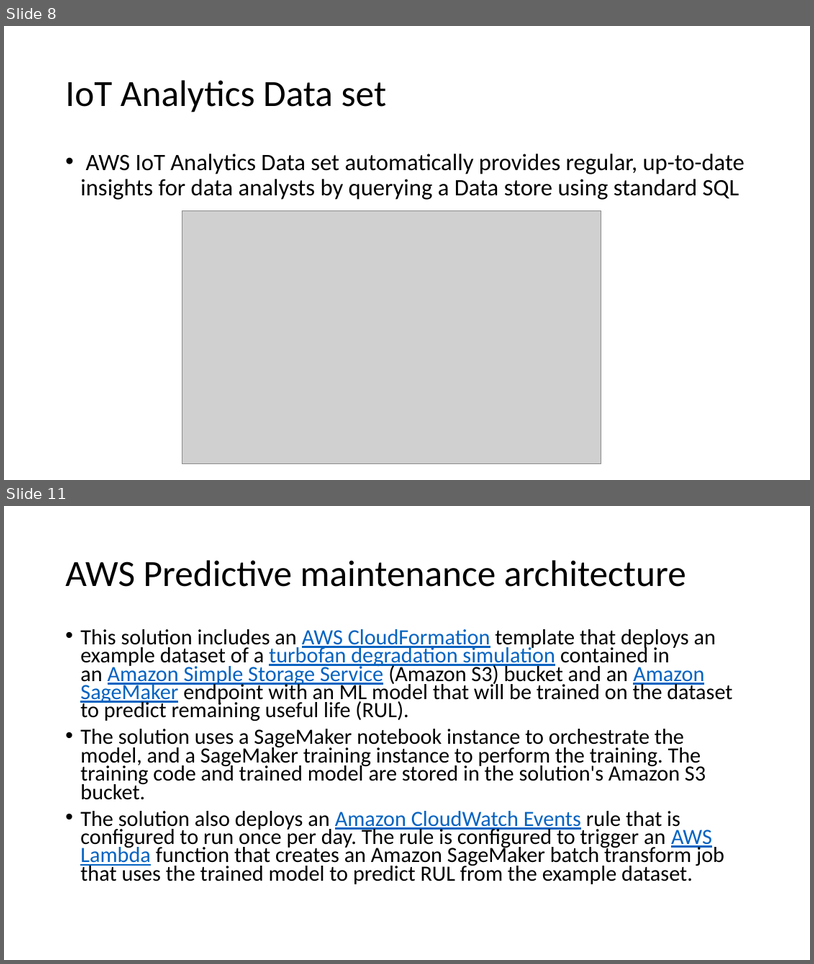
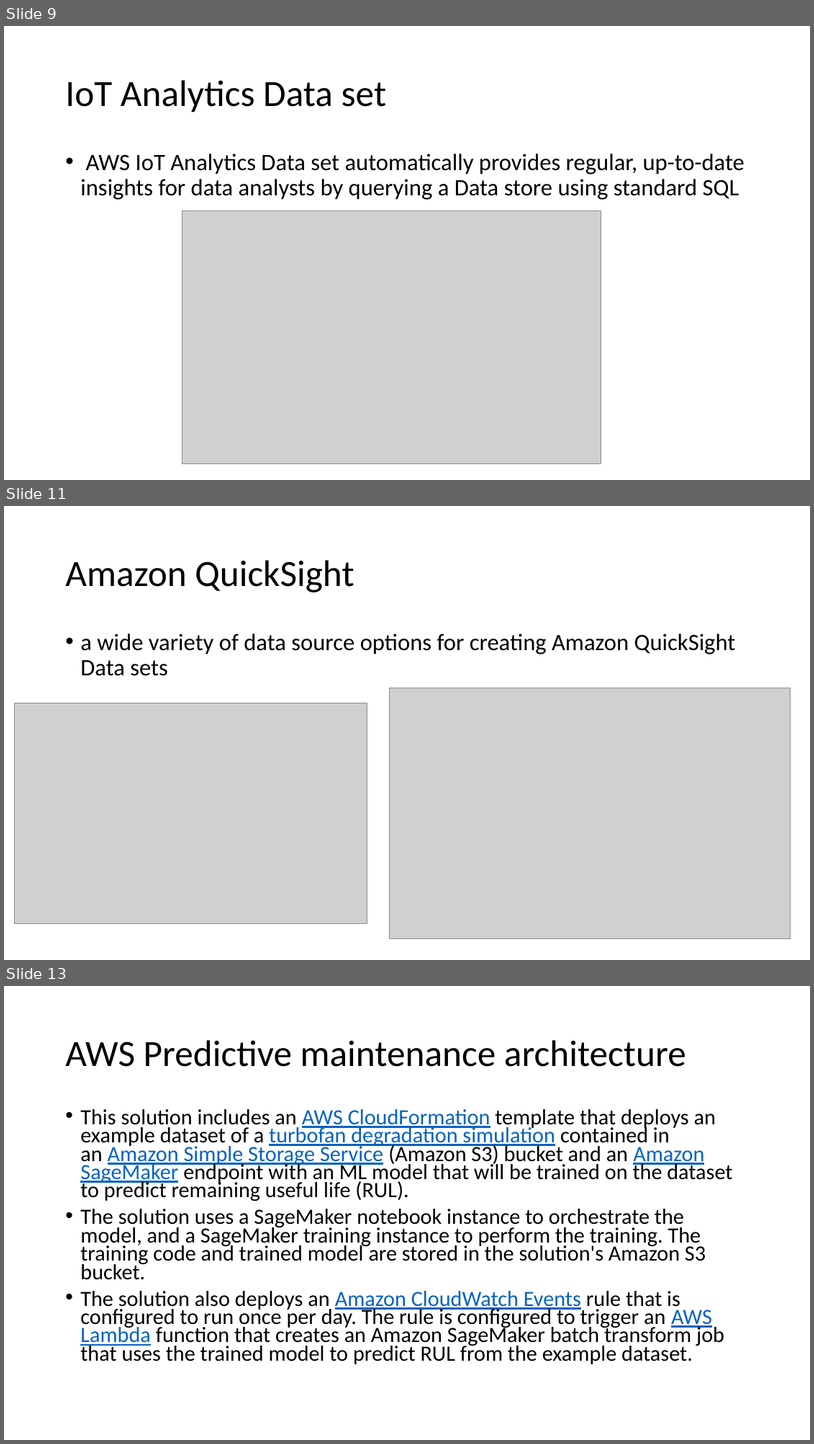
Before and after one commit to xuan0802/iot_slide, a slide deck: IoT analytics.pptx. Shown one above the other, each under a label of ours: slides 8 and 11 before the commit, slides 9, 11 and 13 after it; the slides between them are not shown. The pictures are 814x964 and 814x1444 pixels, drawn with LibreOffice and Linux fonts; fonts in the diff are those of the drawing; grey boxes stand for pictures. Boxes give left, top, right and bottom in pixels: in the first picture for what was removed or moved away, otherwise in the second. Text is boxed around its words. In the diff, an @@ line names an element or a change of style, - is before the commit and + after.

```diff
--- a/IoT analytics.pptx
+++ b/IoT analytics.pptx
@@ slide 11 added at (4,506,810,960), background #FFFFFF @@
@@ title added at (65,560,354,592), 44 pt, text #000000 @@
+Amazon QuickSight
@@ text added at (80,633,736,676), 28 pt, text #000000 @@
+• a wide variety of data source options for creating Amazon QuickSight Data sets
@@ picture added at (389,688,790,939) @@
@@ picture added at (14,703,367,924) @@
@@ what was slide 8 is now slide 9 @@
@@ what was slide 11 is now slide 13 @@
```
Also in this commit, not shown: 3 slides changed, 1 other slide added, 2 slides removed.
